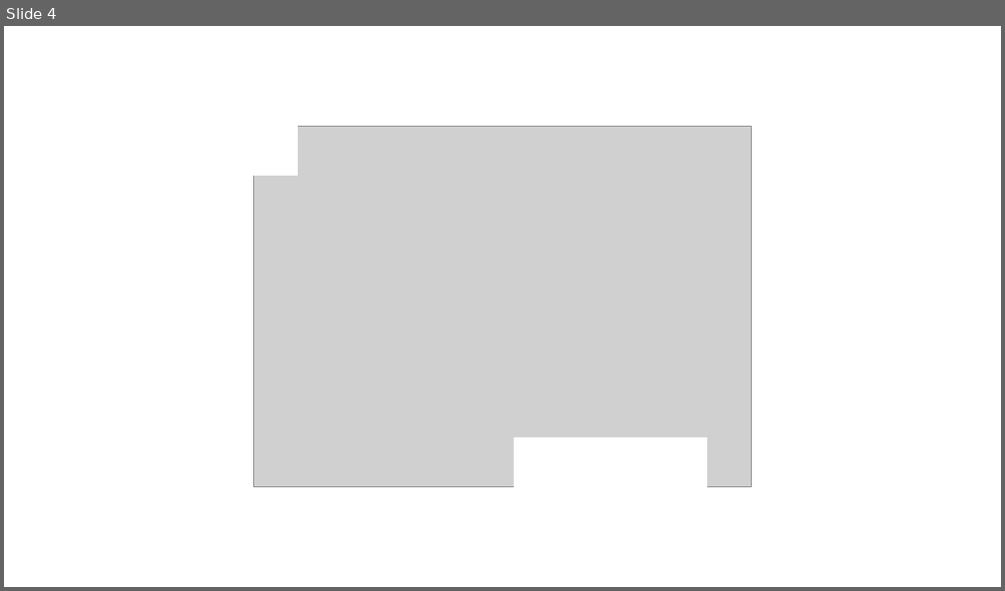
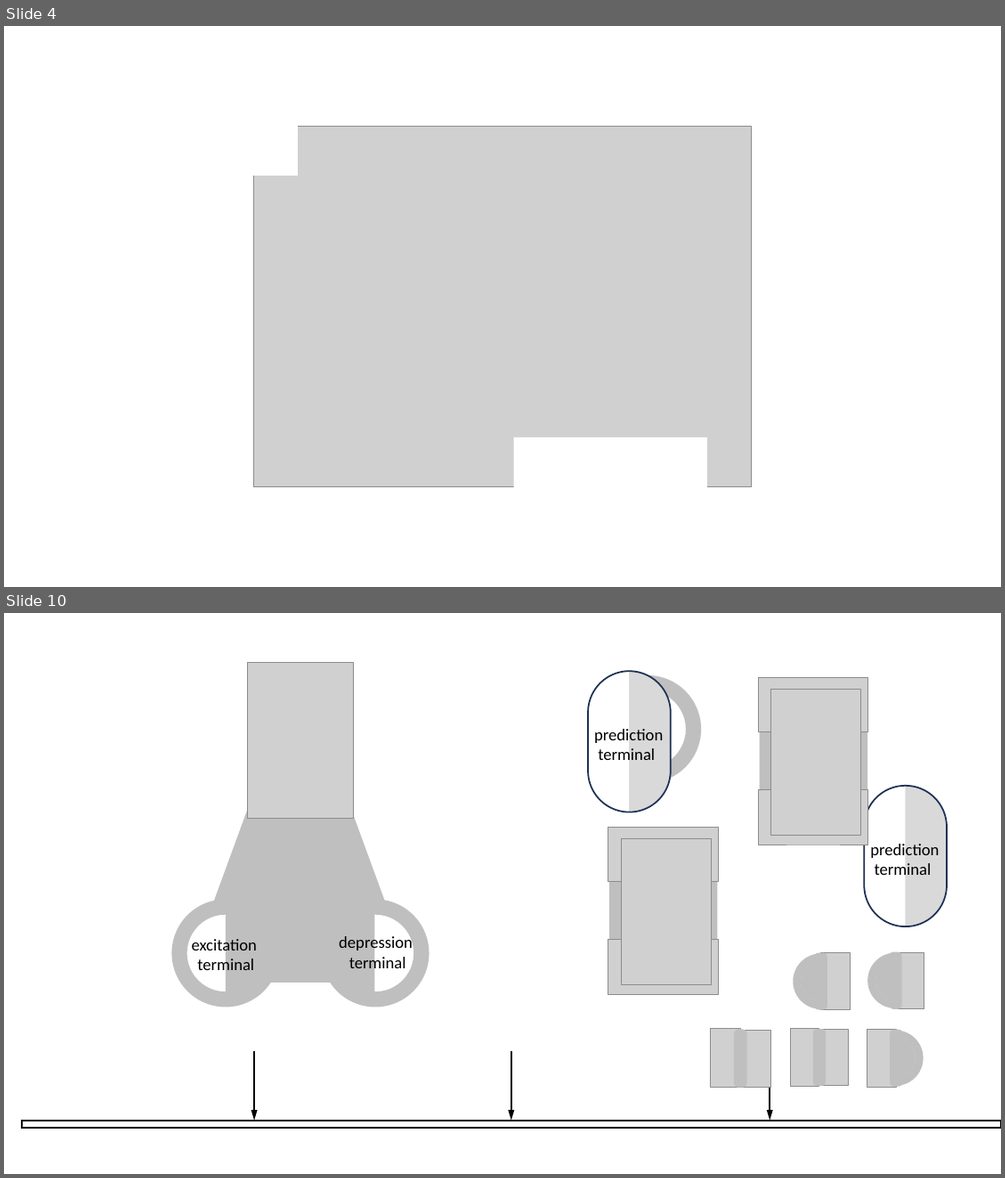
Before and after one commit to ihux/neural-study, a slide deck: paper/Neurotron/Neurotron - Images.pptx. Shown one above the other, each under a label of ours: slide 4 before the commit, slides 4 and 10 after it; the slides between them are not shown. The pictures are 1005x591 and 1005x1178 pixels, drawn with LibreOffice and Linux fonts; fonts in the diff are those of the drawing; grey boxes stand for pictures. Boxes give left, top, right and bottom in pixels: in the first picture for what was removed or moved away, otherwise in the second. Text is boxed around its words. In the diff, an @@ line names an element or a change of style, - is before the commit and + after.

```diff
--- a/paper/Neurotron/Neurotron - Images.pptx
+++ b/paper/Neurotron/Neurotron - Images.pptx
@@ slide 10 added at (4, 613, 1001, 1174), background #FFFFFF @@
@@ picture added at (247, 662, 353, 819) @@
@@ triangle added at (184, 667, 414, 982), fill #BFBFBF @@
@@ donut added at (593, 675, 701, 783), fill #BFBFBF @@
@@ group added at (759, 677, 868, 844): 3 pictures, 2 rounded rectangles @@
@@ group added at (587, 671, 671, 811): 2 rounded rectangles, 1 rectangle, 1 text @@
+prediction
+terminal
@@ donut added at (247, 819, 355, 927), fill #BFBFBF @@
@@ rounded rectangle added at (288, 818, 313, 929), fill #BFBFBF @@
@@ ellipse added at (262, 835, 340, 912), fill #BFBFBF @@
@@ group added at (608, 827, 718, 995): 3 pictures, 2 rounded rectangles @@
@@ group added at (864, 785, 947, 926): 2 rounded rectangles, 1 rectangle, 1 text @@
+prediction
+terminal
@@ donut added at (171, 900, 279, 1007), fill #BFBFBF @@
@@ donut added at (321, 900, 429, 1007), fill #BFBFBF @@
@@ group added at (184, 911, 268, 995): 2 ellipses, 1 pie slice (boxed as its full ellipse), 1 text @@
+excitation
+terminal
@@ group added at (333, 912, 417, 996): 2 ellipses, 1 pie slice (boxed as its full ellipse), 1 text @@
+depression
+terminal
@@ group added at (793, 952, 850, 1009): 1 donut, 1 ellipse, 1 picture, 1 rounded rectangle @@
@@ group added at (867, 952, 923, 1009): 1 donut, 1 ellipse, 1 picture, 1 rounded rectangle @@
@@ picture added at (711, 1028, 741, 1087) @@
@@ rounded rectangle added at (734, 1030, 746, 1088), fill #BFBFBF @@
@@ picture added at (741, 1030, 771, 1087) @@
@@ group added at (791, 1028, 849, 1086): 2 pictures, 1 donut, 1 ellipse, 1 rounded rectangle @@
@@ group added at (867, 1029, 923, 1087): 1 donut, 1 ellipse, 1 picture, 1 rounded rectangle @@
@@ arrow added from (254, 1051) to (254, 1120), #000000 1.5 pt @@
@@ arrow added from (511, 1051) to (511, 1120), #000000 1.5 pt @@
@@ arrow added from (769, 1051) to (769, 1120), #000000 1.5 pt @@
@@ rectangle added at (22, 1120, 1001, 1127), outline #000000 1.5 pt @@
```
Also in this commit, not shown: 9 other slides added, 2 other files.
